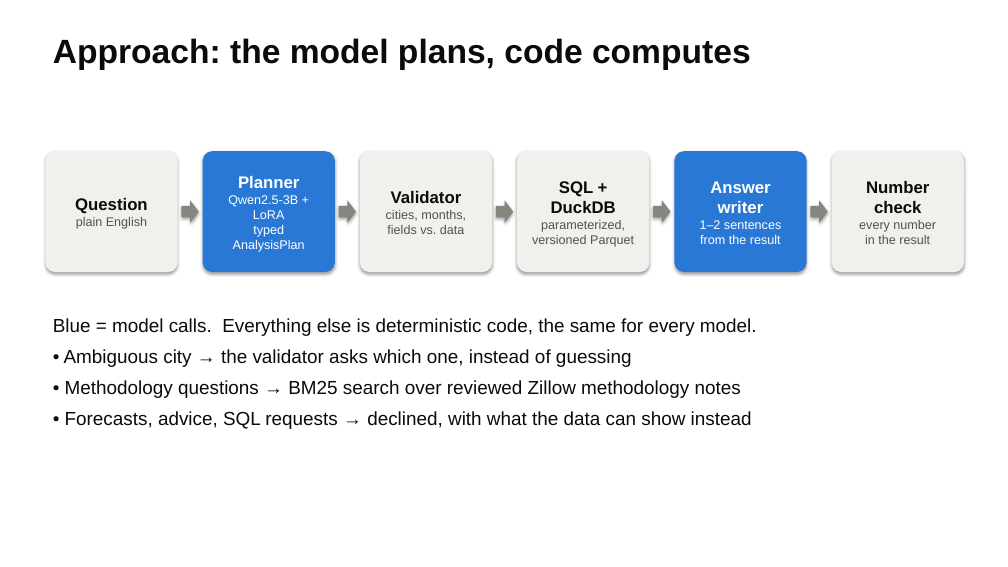
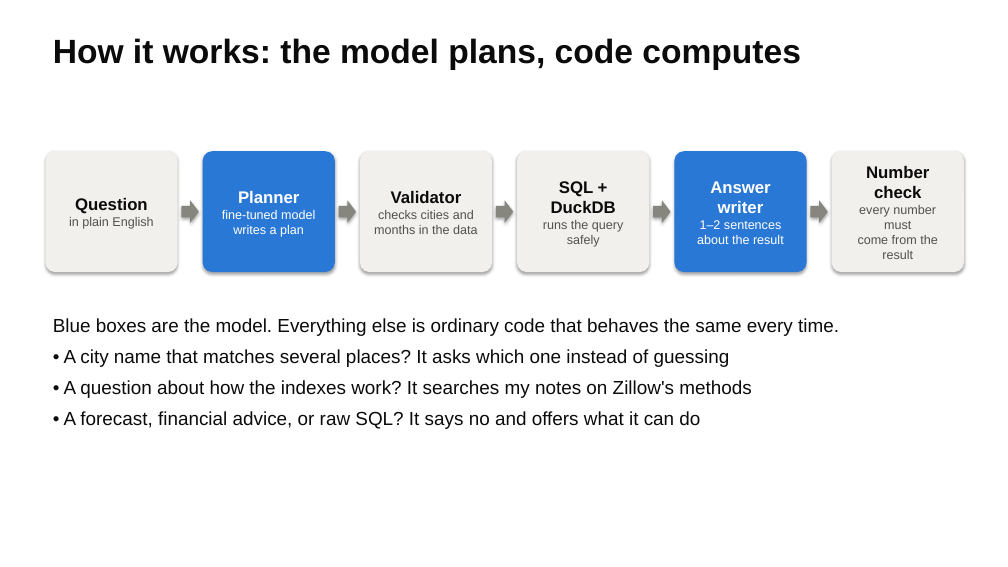
Before and after one commit to weimiao67/llm-class-final, a slide deck: slide 4 of docs/slides/housing-analyst.pptx. Drawn at 1008x567 pixels with LibreOffice and Linux fonts; fonts in the diff are those of the drawing. Boxes give left, top, right and bottom in pixels: in the first picture for what was removed or moved away, otherwise in the second. Text is boxed around its words. In the diff, an @@ line names an element or a change of style, - is before the commit and + after.

```diff
--- a/docs/slides/housing-analyst.pptx
+++ b/docs/slides/housing-analyst.pptx
@@ text at (x1=53, y1=38, x2=801, y2=70): text changed @@
-Approach: the model plans, code computes
+How it works: the model plans, code computes
@@ text in rounded rectangle at (x1=858, y1=205, x2=937, y2=259): text changed @@
-every number
-in the result
+every number must
+come from the result
@@ text in rounded rectangle at (x1=69, y1=217, x2=153, y2=229): text changed @@
-plain English
+in plain English
@@ text in rounded rectangle at (x1=222, y1=210, x2=315, y2=237): text changed @@
-Qwen2.5-3B + LoRA
-typed AnalysisPlan
+fine-tuned model
+writes a plan
@@ text in rounded rectangle at (x1=374, y1=210, x2=477, y2=234): text changed @@
-cities, months,
-fields vs. data
+checks cities and
+months in the data
@@ text in rounded rectangle at (x1=543, y1=220, x2=623, y2=247): text changed @@
-parameterized,
-versioned Parquet
+runs the query
+safely
@@ text in rounded rectangle at (x1=697, y1=235, x2=784, y2=244): text changed @@
-from the result
+about the result
@@ text at (x1=53, y1=318, x2=839, y2=429): text changed @@
-Blue = model calls. Everything else is deterministic code, the same for every model.
-• Ambiguous city → the validator asks which one, instead of guessing
-• Methodology questions → BM25 search over reviewed Zillow methodology notes
-• Forecasts, advice, SQL requests → declined, with what the data can show instead
+Blue boxes are the model. Everything else is ordinary code that behaves the same every time.
+• A city name that matches several places? It asks which one instead of guessing
+• A question about how the indexes work? It searches my notes on Zillow's methods
+• A forecast, financial advice, or raw SQL? It says no and offers what it can do
```
Also in this commit, not shown: 14 other slides changed, 1 other file.
